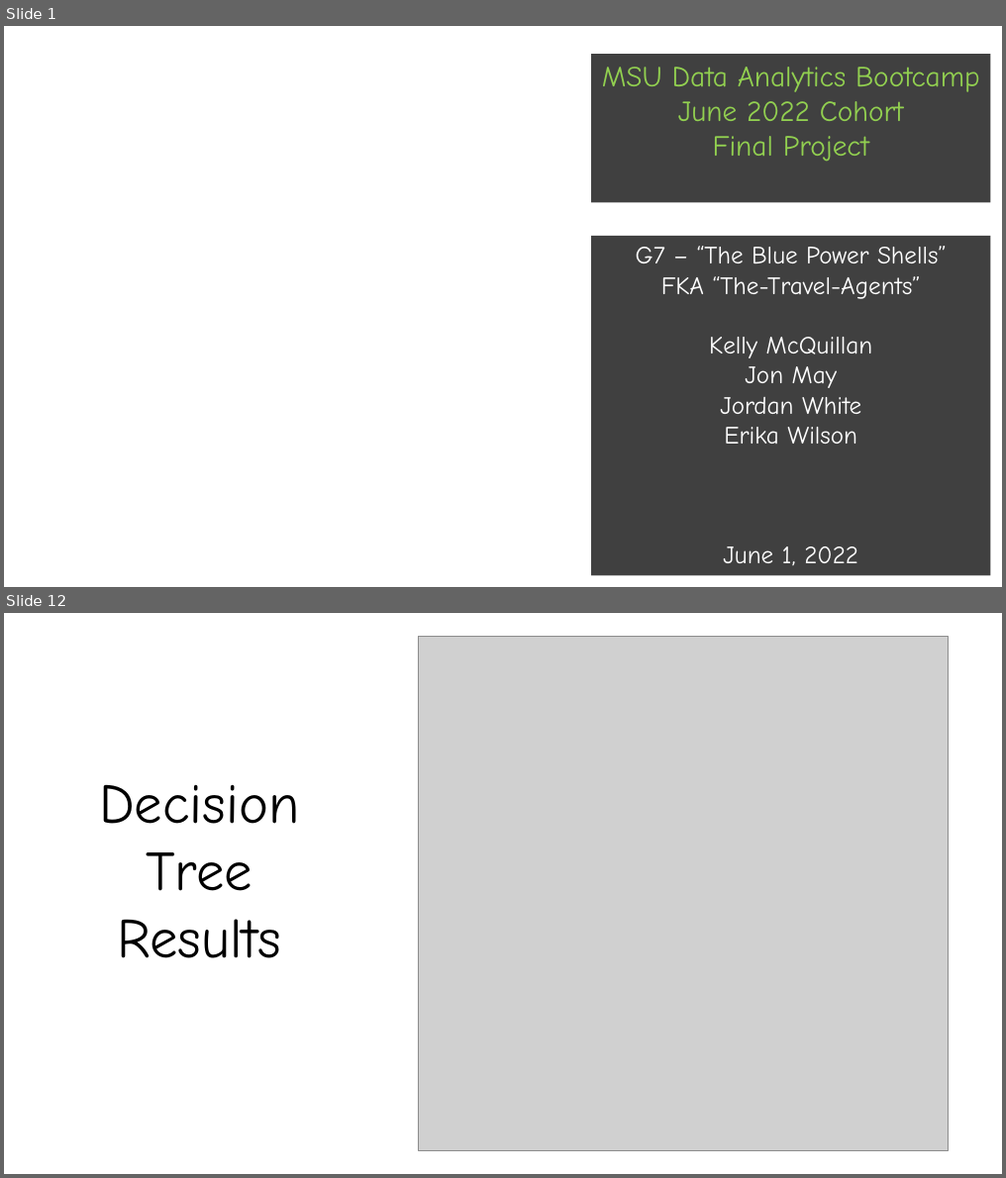
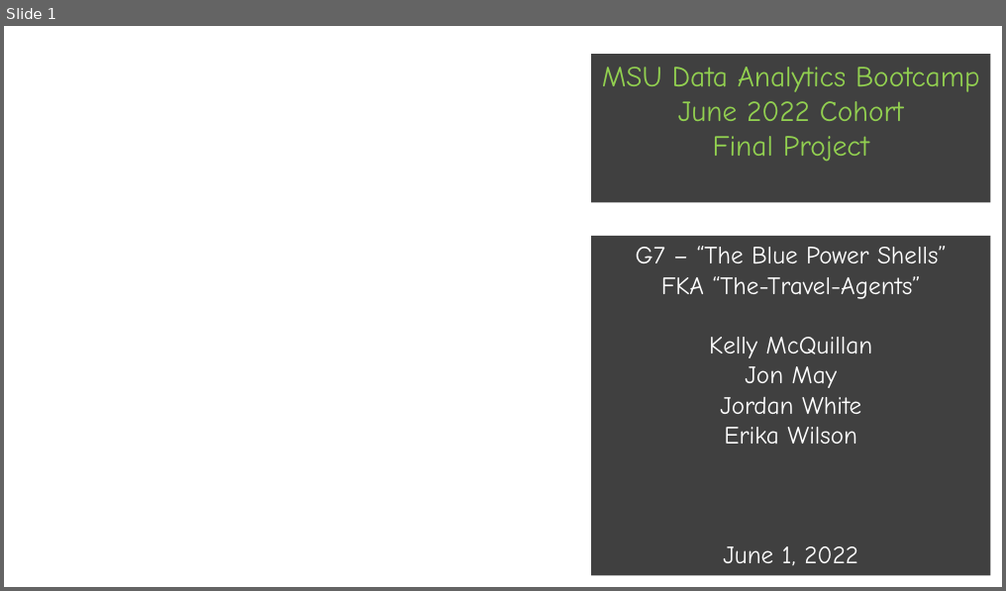
Before and after one commit to JordanWhite21/TheBluePowerShells, a slide deck: Final Project_MarioKart.pptx. Shown one above the other, each under a label of ours: slides 1 and 12 before the commit, slide 1 after it; the slides between them are not shown. The pictures are 1006x1178 and 1006x591 pixels, drawn with LibreOffice and Linux fonts; fonts in the diff are those of the drawing; grey boxes stand for pictures; background and template pictures are left out. Boxes give left, top, right and bottom in pixels: in the first picture for what was removed or moved away, otherwise in the second. Text is boxed around its words. In the diff, an @@ line names an element or a change of style, - is before the commit and + after.

```diff
--- a/Final Project_MarioKart.pptx
+++ b/Final Project_MarioKart.pptx
@@ slide 12 removed at box(4, 613, 1002, 1174), background #FFFFFF @@
@@ picture removed at box(418, 636, 948, 1151) @@
@@ text removed at box(99, 784, 299, 959) @@
-Decision
-Tree
-Results
```
Also in this commit, not shown: 6 slides changed, 1 slide added, 7 other slides removed.
